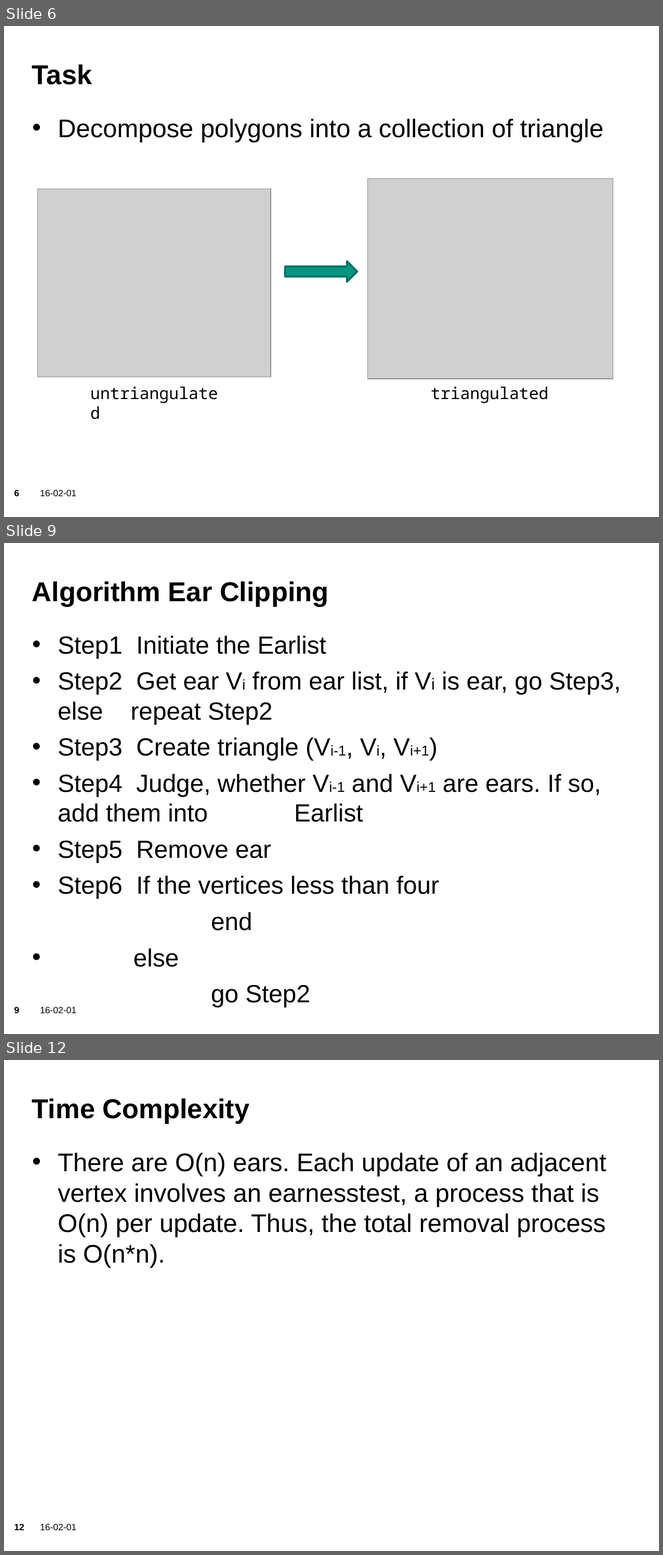
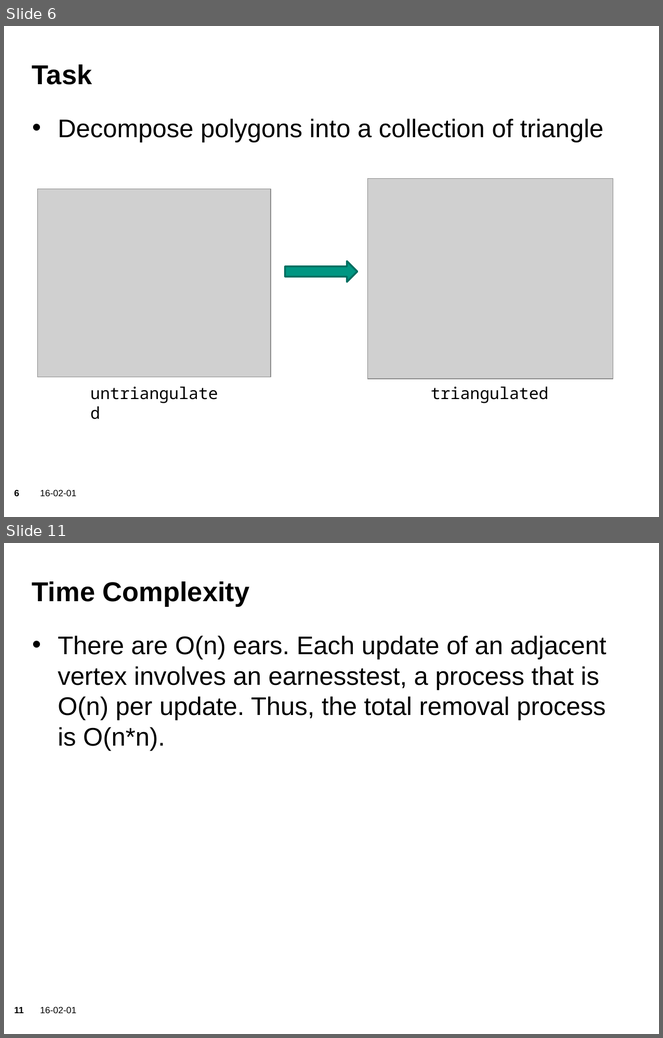
Before and after one commit to sgraf812/compgeom15, a slide deck: presentation/Presentation.pptx. Shown one above the other, each under a label of ours: slides 6, 9 and 12 before the commit, slides 6 and 11 after it; the slides between them are not shown. The pictures are 663x1555 and 663x1038 pixels, drawn with LibreOffice and Linux fonts; fonts in the diff are those of the drawing; grey boxes stand for pictures; background and template pictures are left out. Boxes give left, top, right and bottom in pixels: in the first picture for what was removed or moved away, otherwise in the second. Text is boxed around its words. In the diff, an @@ line names an element or a change of style, - is before the commit and + after.

```diff
--- a/presentation/Presentation.pptx
+++ b/presentation/Presentation.pptx
@@ slide 9 removed at [4,543,659,1034], background picture (left out); not listed: 2 template elements that a slide beside it also shows @@
@@ title removed at [32,581,329,607] @@
-Algorithm Ear Clipping
@@ text removed at [58,636,621,967] @@
-• Step1 Initiate the Earlist
-• Step2 Get ear Vi from ear list, if Vi is ear, go Step3, else repeat Step2
-• Step3 Create triangle (Vi-1, Vi, Vi+1)
-• Step4 Judge, whether Vi-1 and Vi+1 are ears. If so, add them into Earlist
-• Step5 Remove ear
-• Step6 If the vertices less than four
-end
-• else
-go Step2
@@ what was slide 12 is now slide 11 @@
@@ page number at [14,1007,24,1014]: text changed @@
-12
+11
```
Also in this commit, not shown: 7 slides changed, 1 other file.
